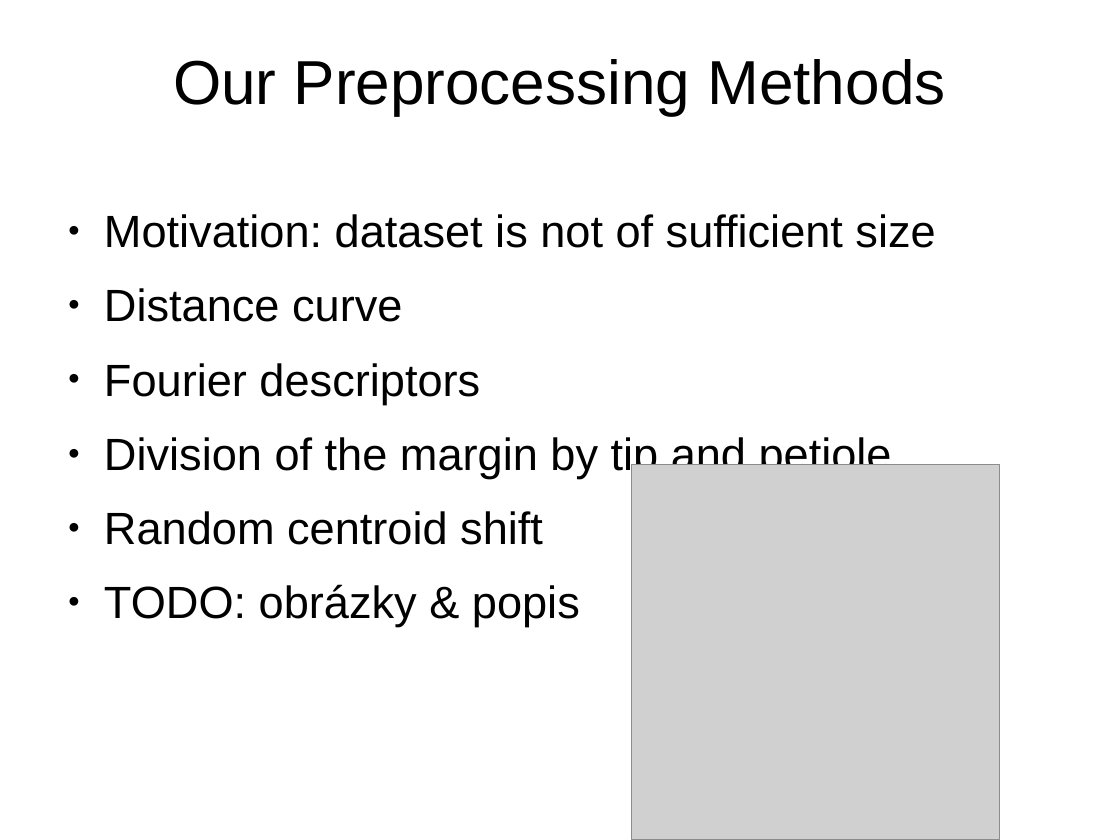
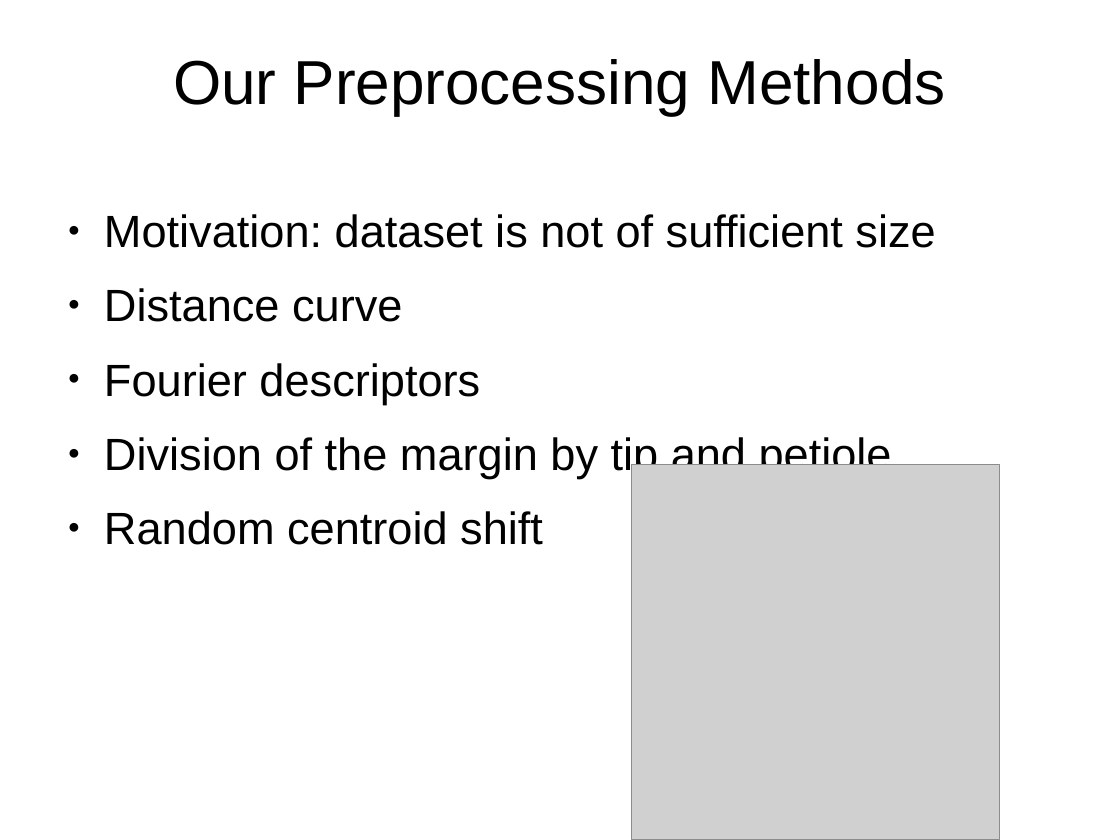
Before and after one commit to kappalabs/NNLeafClassifierProject, a slide deck: slide 5 of slideshow/slides.odp. Drawn at 1120x840 pixels with LibreOffice and Linux fonts; fonts in the diff are those of the drawing; grey boxes stand for pictures; background and template pictures are left out. Boxes give left, top, right and bottom in pixels: in the first picture for what was removed or moved away, otherwise in the second. Text is boxed around its words. In the diff, an @@ line names an element or a change of style, - is before the commit and + after.

```diff
--- a/slideshow/slides.odp
+++ b/slideshow/slides.odp
@@ text at (x1=104, y1=584, x2=580, y2=627): paragraph removed @@
-● TODO: obrázky & popis
```
Also in this commit, not shown: 3 other slides changed, 3 slides added, 1 slide removed, 3 other files.
